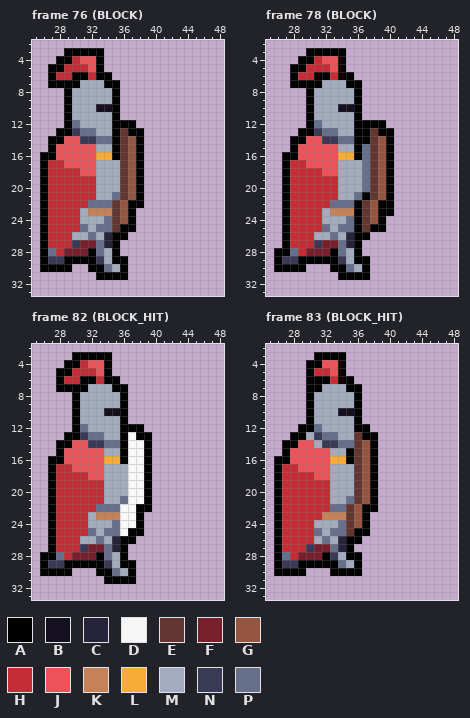
Edited in one commit: pixel-art file (Orbsmash/ContentSource/Characters/Knight.aseprite). Above is the file before it was changed.
64x34 pixels, 87 frames. Shown: frame 76 (BLOCK): x 25..48, y 2..33; frame 78 (BLOCK): x 25..48, y 2..33; frame 82 (BLOCK_HIT): x 25..48, y 2..33; frame 83 (BLOCK_HIT): x 25..48, y 2..33. The commit also changed other frames, which this record leaves out.
Visible layers, top first: "effects", "head", "shield_front", "cape", "sword", "body", "shield", "legs", "Flattened".
Palette (. is transparent): A #000000  B #141020  C #26243a  D #f7f7f7  E #623530  F #781f2c  G #945542  H #c42c36  J #ed5259  K #c58158  L #f7ac37  M #a3acbe  N #393a56  P #67708b
Pixels before, frame 76 (BLOCK), first column x 26:
 3 ...AAAAA.....
 4 ..AAHJJA.....
 5 .AAHHHJA.....
 6 .AHHAAHAA....
 7 .AAAAMMMAA...
 8 ...AMMMMMA...
 9 ...AMMMMMA...
10 ...AMMMBBA...
11 ...AMMMMMA...
12 ...APMMMMAAA.
13 ..AANPPMMAEAA
14 .AAJJNNPPAEGA
15 .AJJJJJMMAEGA
16 AAJJJJJLLAEGA
17 AHHJJJJMMMEGA
18 AHHHHJJMMMEGA
19 AHHHHHHMMMEGA
20 AHHHHHHMMMEGA
21 AHHHHHHMMPEGA
22 AHHHHHPPPEGAA
23 AHHHHMKKKEGA.
24 AHHHHMMMPEGA.
25 AHHHHPMPPEAA.
26 AHHHMMPMCAA..
27 AHHHNFFPCA...
28 APHFFFAPMA...
29 ANNAAAANMAA..
30 AAAA..AAPMA..
31 .......AAAA..
Pixels before, frame 78 (BLOCK), first column x 26:
 3 ....AAAAA......
 4 ...AAHJJA......
 5 ..AAHHHJA......
 6 ..AHHAAHAA.....
 7 ..AAAAMMMAA....
 8 ....AMMMMMA....
 9 ....AMMMMMA....
10 ....AMMMBBA....
11 ....AMMMMMA....
12 ....APMMMMAAAA.
13 ...AANPPMMAAEAA
14 ..AAJJNNPPAAEGA
15 ..AJJJJJMMAPEGA
16 .AAJJJJJLLAPEGA
17 .AHHJJJJMMMPEGA
18 .AHHHHJJMMMPEGA
19 .AHHHHHHMMMPEGA
20 .AHHHHHHMMMPEGA
21 .AHHHHHHMMPAEGA
22 .AHHHHHPPPAEGAA
23 .AHHHHMKKKAEGAA
24 .AHHHHMMMPAEGA.
25 .AHHHHPMPPAEAA.
26 .AHHHMMPMCAA...
27 .AHHHNFFPCA....
28 AAPHFFFAPMA....
29 ANNAAAAANMAA...
30 AAAA...AAPMA...
31 ........AAAA...
Pixels before, frame 82 (BLOCK_HIT), first column x 26:
 3 ....AAAAA.....
 4 ...AAHJJA.....
 5 ..AAHHHJA.....
 6 ..AHHAAHAA....
 7 ..AAAAMMMAA...
 8 ....AMMMMMA...
 9 ....AMMMMMA...
10 ....AMMMBBA...
11 ....AMMMMMA...
12 ....APMMMMAAA.
13 ...AANPPMMADAA
14 ..AAJJNNPPADDA
15 ..AJJJJJMMADDA
16 .AAJJJJJLLADDA
17 .AHHJJJJMMMDDA
18 .AHHHHJJMMMDDA
19 .AHHHHHHMMMDDA
20 .AHHHHHHMMMDDA
21 .AHHHHHHMMPDDA
22 .AHHHHHPPPDDAA
23 .AHHHHMKKKDDA.
24 .AHHHHMMMPDDA.
25 .AHHHHPMPPDAA.
26 .AHHHMMPMCAA..
27 .AHHHNFFPCA...
28 AAPHFFFAPMA...
29 ANNAAAAANMAA..
30 AAAA...AAPMA..
31 ........AAAA..
Pixels before, frame 83 (BLOCK_HIT), first column x 26:
 3 .....AAAA....
 4 ....AAJJA....
 5 ....AHHJA....
 6 ....AAAHAA...
 7 ....AAMMMAA..
 8 ....AMMMMMA..
 9 ....AMMMMMA..
10 ....AMMMBBA..
11 ....AMMMMMA..
12 ...AAPMMMMAA.
13 ..AAMNPPMMEAA
14 .AAJJMNNPPEGA
15 .AJJJJJMMAEGA
16 AAJJJJJLLAEGA
17 AHHJJJJMMMEGA
18 AHHHHJJMMMEGA
19 AHHHHHHMMMEGA
20 AHHHHHHMMMEGA
21 AHHHHHHMMPEGA
22 AHHHHHHPPEGAA
23 AHHHHHKKKEGA.
24 AHHHHMMMPEGA.
25 AHHHHPMPPEAA.
26 AHHHHMPMCAA..
27 AHHHNFFPCA...
28 APHFFFANMAA..
29 ANNAAAAAPMA..
30 AAAA...AAAA..
The result:
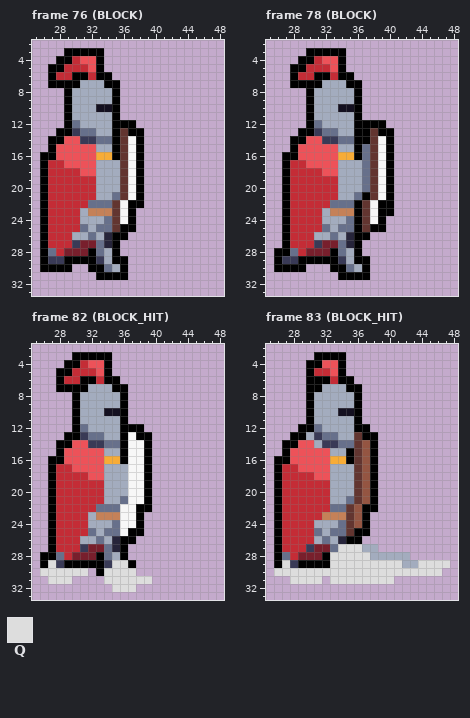
Colours new in this view: Q #dddddd
Change:
Frame 76 (BLOCK), layer "shield_front":
Colour G becomes colour D in rows 14 to 21 at x 37; in rows 22 to 24 at x 36.
Frame 78 (BLOCK), layer "shield_front":
Colour G becomes colour D in rows 14 to 21 at x 39; in rows 22 to 24 at x 38.
Frame 82 (BLOCK_HIT), layer "effects":
The author put colour Q in row 30 at x 30 to 31; in row 31 at x 27 to 29 and 38 to 39; in row 32 at x 35 to 37.
Colour A becomes colour Q in row 29 at x 36; in row 30 at x 26 to 29, 34 and 37; in row 31 at x 34 to 37.
Colour M becomes colour Q in row 29 at x 35; in row 30 at x 36.
Colour N becomes colour Q in row 29 at x 27.
Colour P becomes colour Q in row 30 at x 35.
Frame 83 (BLOCK_HIT), layer "effects":
The author put colour M in row 27 at x 37 to 38; in row 28 at x 38 to 42; in row 29 at x 42 to 43.
The author put colour Q in row 27 at x 36; in row 28 at x 37; in row 29 at x 37 to 41 and 44 to 47; in row 30 at x 30 to 32 and 37 to 46; in row 31 at x 28 to 31 and 33 to 40.
Colour A becomes colour Q in row 27 at x 35; in row 28 at x 35 to 36; in row 29 at x 33 and 36; in row 30 at x 26 to 29 and 33 to 36.
Colour C becomes colour Q in row 27 at x 34.
Colour M becomes colour Q in row 28 at x 34; in row 29 at x 35.
Colour N becomes colour Q in row 28 at x 33; in row 29 at x 27.
Colour P becomes colour Q in row 29 at x 34.
Boxes around the changes in both pictures, in picture pixels (x1, y1, x2, y2):
changed: (120, 136, 136, 224)
changed: (370, 136, 386, 224)
changed: (40, 560, 152, 592)
changed: (274, 544, 450, 584)
